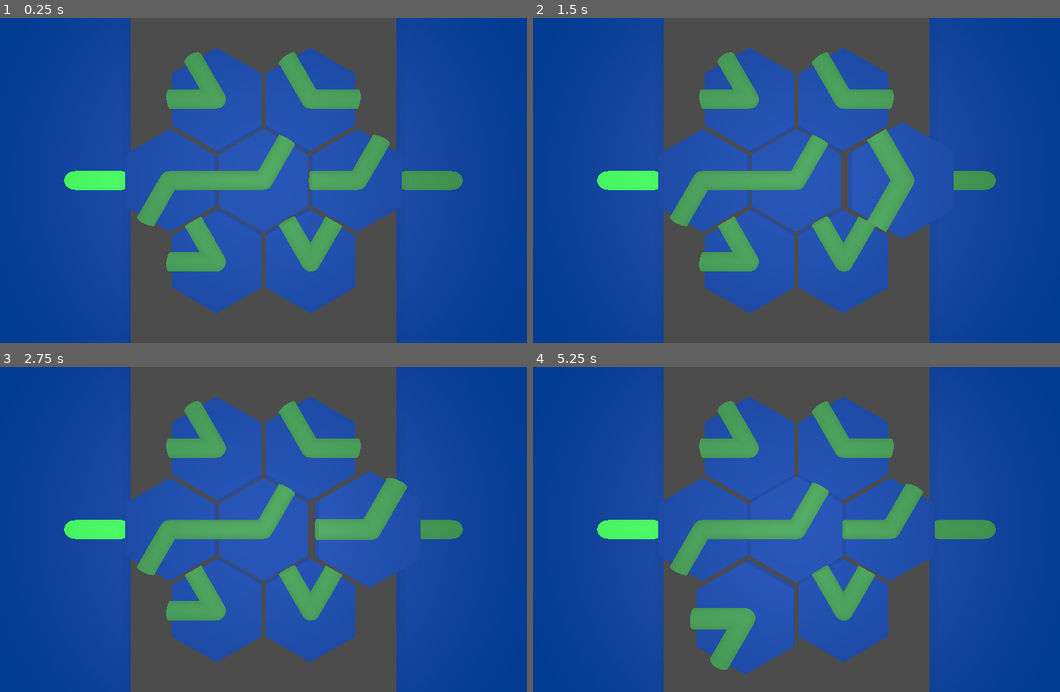
Above: before the commit, frames 1-4 (two rows, left to right).
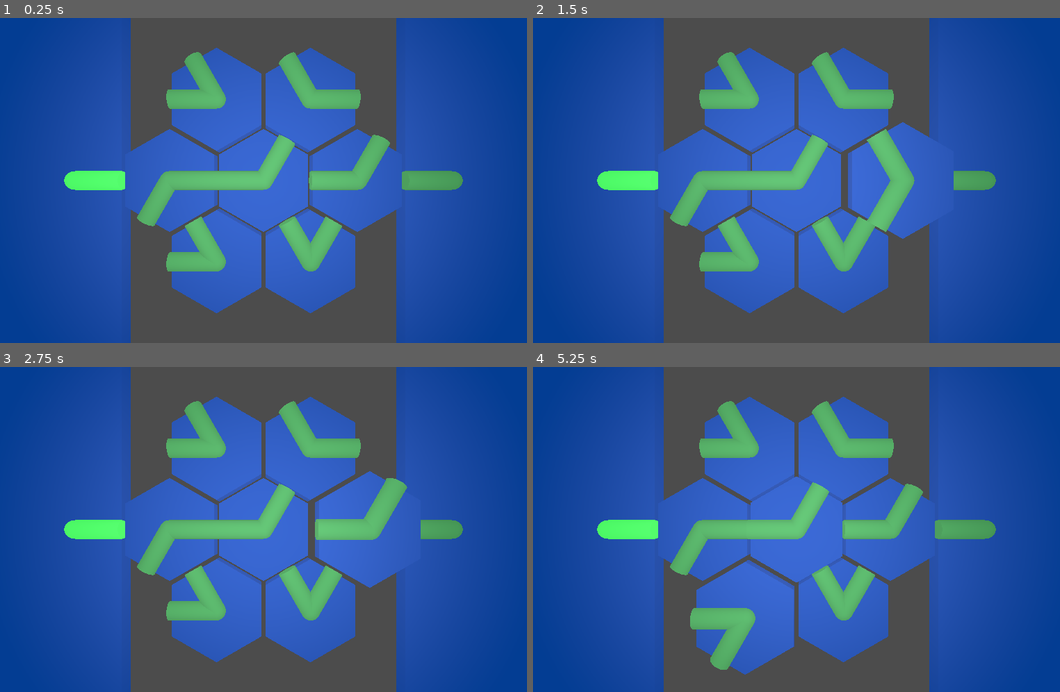
Above: after the commit, the same moments.

Repository: lunkkun/hexabeam
Game: Godot game, scene res://scenes/TestChamber.tscn
Two runs of this game, one before a commit and one after it. Both use one fixed random seed, a clock stepped at 60 frames per second and the inputs below.
Inputs (mouse positions are in pixels of both pictures, inside the frame that each line leads up to):
- Up to frame 1 (0.25 s): no input
- Up to frame 2 (1.5 s): tap Enter at 0.5 s; move the mouse to (917, 164) at 0.52 s; hold D (rotate_right) 0.53-1.28 s; click (917, 164) at 0.67 s; tap Space at 1.25 s; move the mouse to (685, 196) at 1.27 s; hold A (rotate_left) from 1.28 s (still down)
- Up to frame 3 (2.75 s): tap Enter at 2 s; move the mouse to (321, 458) at 2.02 s; release A (rotate_left) at 2.03 s; hold D (rotate_right) from 2.03 s (still down)
- Up to frame 4 (5.25 s): tap Space at 2.75, 4.25 s; move the mouse to (770, 594) at 2.77 s; click (770, 594) at 2.92 s; tap Enter at 3.5 s; move the mouse to (965, 578) at 3.52 s; release D (rotate_right) at 3.53 s; hold A (rotate_left) from 3.53 s (still down); move the mouse to (627, 480) at 4.27 s; move the mouse to (822, 529) at 5.02 s; click (822, 529) at 5.17 s

The runs differ from the first frame. In frame 1, 8.4% of the frame differs, in the area x 34-66%, y 25-75%; in frame 2, 9.4%; in frame 3, 9.6%; in frame 4, 9.7%, in the area x 33-66%, y 25-82%.

Commit message:
slightly brighter spotlight

Diff:
--- a/scenes/TestChamber.tscn
+++ b/scenes/TestChamber.tscn
@@ -10,5 +10,6 @@
 
 [node name="SpotLight" type="SpotLight" parent="Camera"]
 transform = Transform( 1, 0, 0, 0, 1, 0, 0, 0, 1, 0, 0, 1.43051e-05 )
+light_energy = 2.0
 
 [node name="Level" parent="." instance=ExtResource( 1 )]
